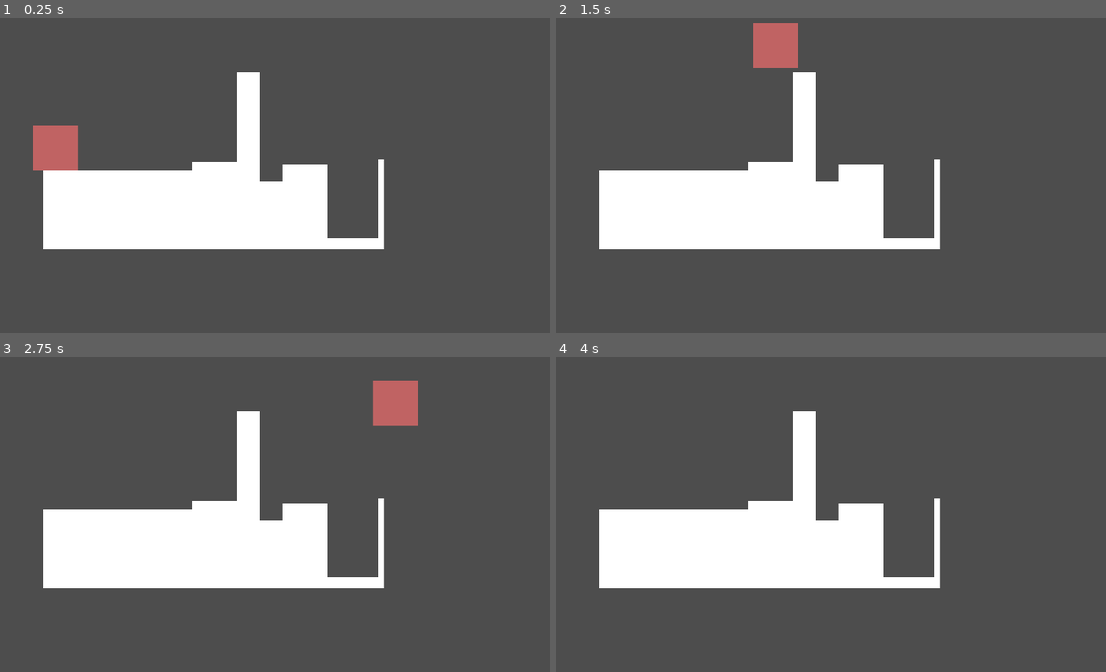
Above: before the commit, frames 1-4 (two rows, left to right).
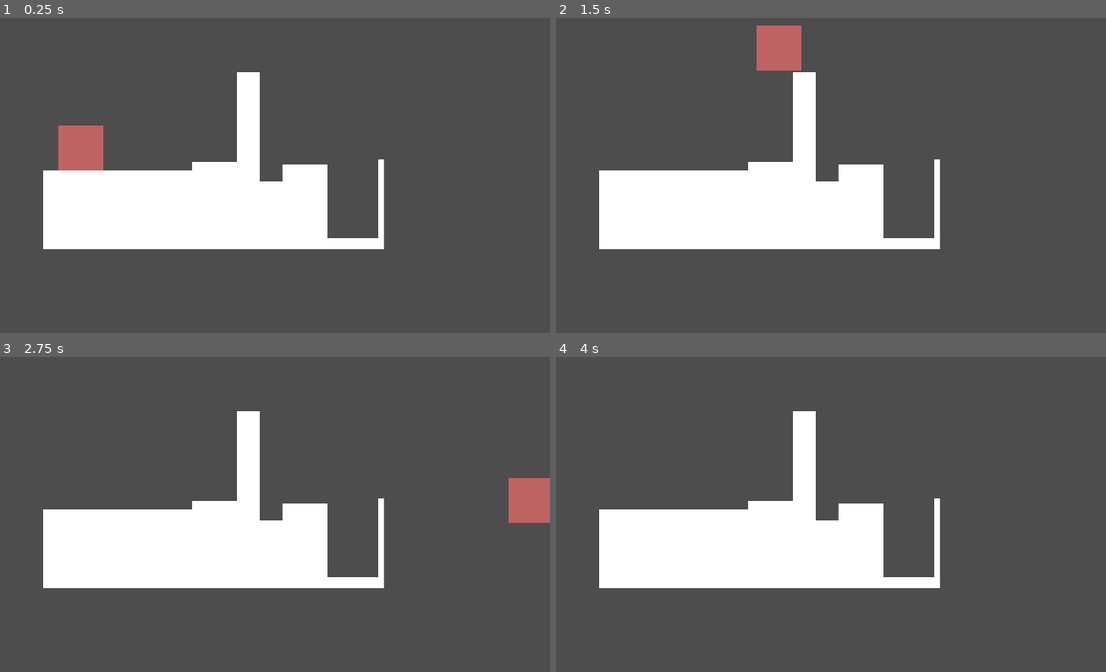
Above: after the commit, the same moments.

Repository: mk56-spn/Xanadu
Game: Godot game, scene res://Stages/TestStage.tscn
Same seed, same stepped clock (60 frames per second), same inputs: the game is played once before the commit and once after it. The project has no main scene, so this scene is started directly.
Inputs:
- Up to frame 1 (0.25 s): no input
- Up to frame 2 (1.5 s): hold D (main) 0.53-1.28 s; tap D (main) at 1.35 s
- Up to frame 3 (2.75 s): hold D (main) from 2.03 s (still down)
- Up to frame 4 (4 s): release D (main) at 2.78 s; tap D (main) at 2.85 s; hold D (main) from 3.53 s (still down)

The runs differ from the first frame. In frame 1, 1.3% of the frame differs, in the area x 6-19%, y 34-49%; in frame 2, 0.3%; in frame 3, 2.3%, in the area x 67-100%, y 7-53%; in frame 4, nothing differs.

Commit message:
Alter the horizontal speed to be faster, and set the physics poll rate to 240hz to aid with making the image smooth on higher refresh rates

Diff:
--- a/Perceptions/Core.gd
+++ b/Perceptions/Core.gd
@@ -5,7 +5,7 @@
 const JUMP_VELOCITY = -1600.0
 
 # This should not be altered to obtain different directions or speeds, instead a multiplier should be applied to it
-const BASE_VELOCITY : int = 400;
+const BASE_VELOCITY : int = 700;
 
 # Get the gravity from the project settings to be synced with RigidBody nodes.
 var gravity: int = ProjectSettings.get_setting("physics/2d/default_gravity")
--- a/project.godot
+++ b/project.godot
@@ -29,4 +29,5 @@
 
 [physics]
 
+common/physics_ticks_per_second=240
 2d/default_gravity=5000.0
